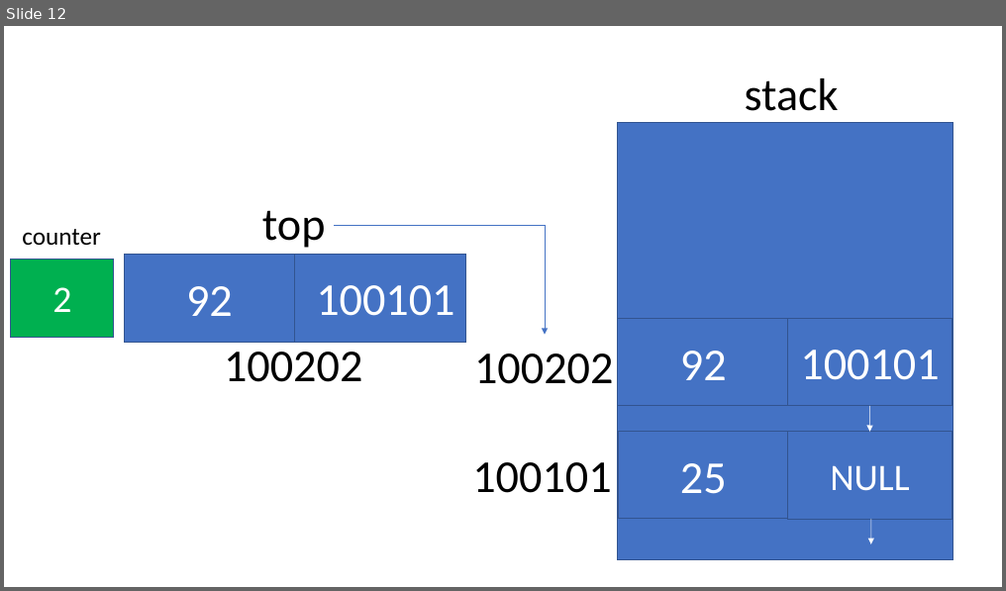
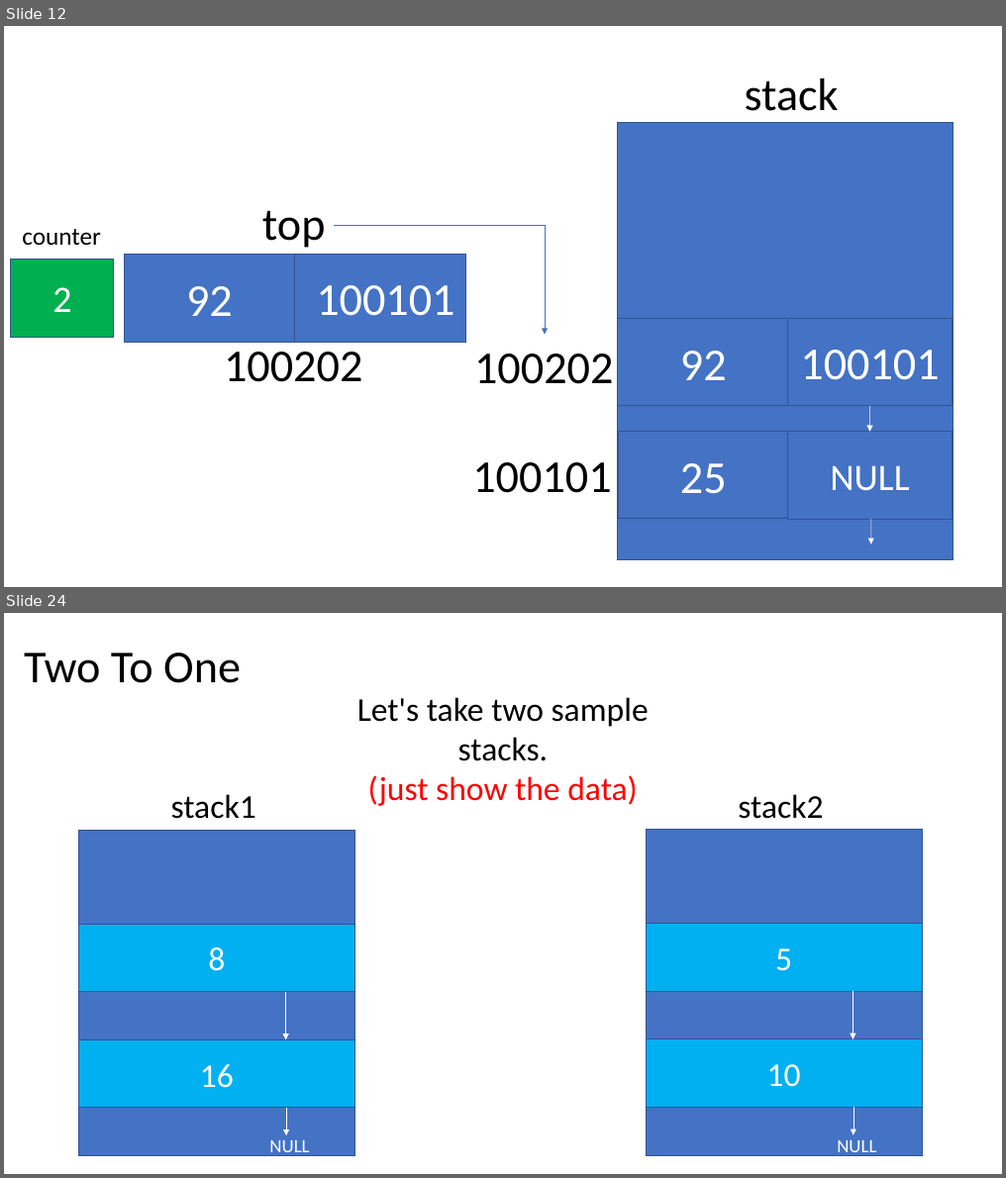
Before and after one commit to mysCod3r/BMI2123-Data-Structures, a slide deck: presentation.pptx. Shown one above the other, each under a label of ours: slide 12 before the commit, slides 12 and 24 after it; the slides between them are not shown. The pictures are 1006x591 and 1006x1178 pixels, drawn with LibreOffice and Linux fonts; fonts in the diff are those of the drawing. Boxes give left, top, right and bottom in pixels: in the first picture for what was removed or moved away, otherwise in the second. Text is boxed around its words. In the diff, an @@ line names an element or a change of style, - is before the commit and + after.

```diff
--- a/presentation.pptx
+++ b/presentation.pptx
@@ slide 24 added at [4,613,1002,1174], background #FFFFFF @@
@@ text added at [24,653,241,683], 44 pt, text #000000 @@
+Two To One
@@ text added at [357,697,648,806], 32 pt, text #000000 @@
+Let's take two sample stacks.
+(just show the data)
@@ text added at [171,794,256,819], 32 pt, text #000000 @@
+stack1
@@ text added at [738,794,823,819], 32 pt, text #000000 @@
+stack2
@@ rectangle added at [79,830,355,1157], fill #4472C4, outline #325491 1 pt @@
@@ rectangle added at [647,830,923,1157], fill #4472C4, outline #325491 1 pt @@
@@ rectangle added at [79,924,355,992], fill #00B0F0, outline #325491 1 pt, 32 pt, text #FFFFFF @@
+8
@@ rectangle added at [647,924,923,992], fill #00B0F0, outline #325491 1 pt, 32 pt, text #FFFFFF @@
+5
@@ arrow added from (286, 992) to (286, 1041), #FFFFFF 0.5 pt @@
@@ arrow added from (853, 991) to (853, 1040), #FFFFFF 0.5 pt @@
@@ rectangle added at [79,1041,355,1109], fill #00B0F0, outline #325491 1 pt, 32 pt, text #FFFFFF @@
+16
@@ rectangle added at [647,1040,923,1108], fill #00B0F0, outline #325491 1 pt, 32 pt, text #FFFFFF @@
+10
@@ arrow added from (286, 1108) to (286, 1137), #FFFFFF 0.5 pt @@
@@ arrow added from (853, 1108) to (853, 1136), #FFFFFF 0.5 pt @@
@@ text added at [269,1141,309,1158], 18 pt, text #FFFFFF @@
+NULL
@@ text added at [837,1141,876,1157], 18 pt, text #FFFFFF @@
+NULL
```
Also in this commit, not shown: 2 slides changed, 16 other slides added, 6 other files.
